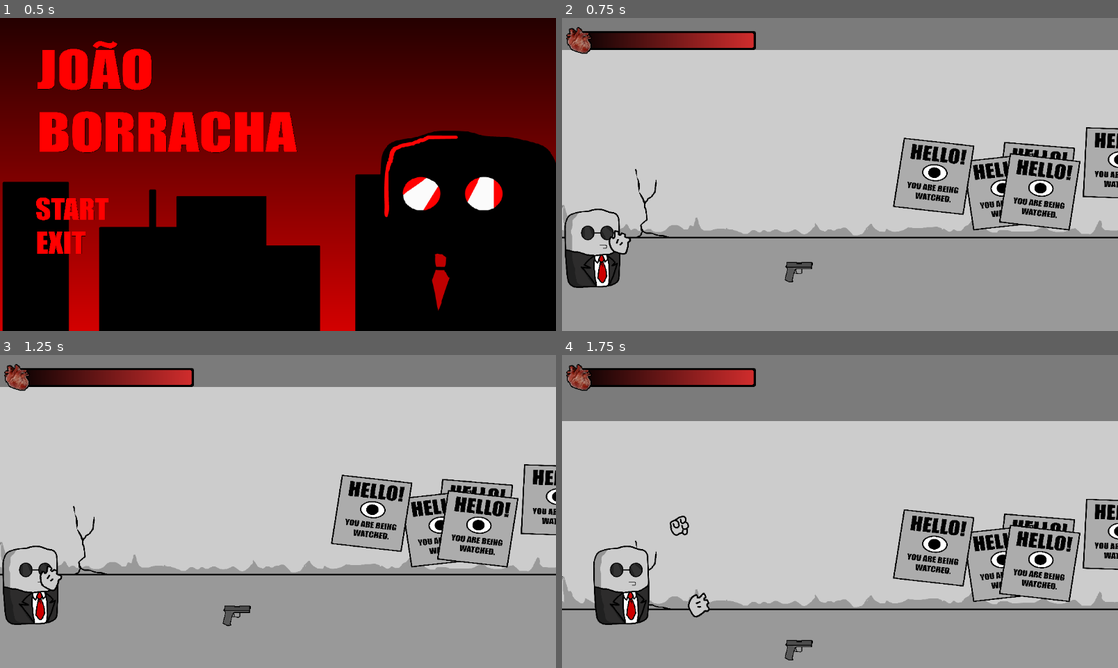
Above: before the commit, frames 1-4 (two rows, left to right).
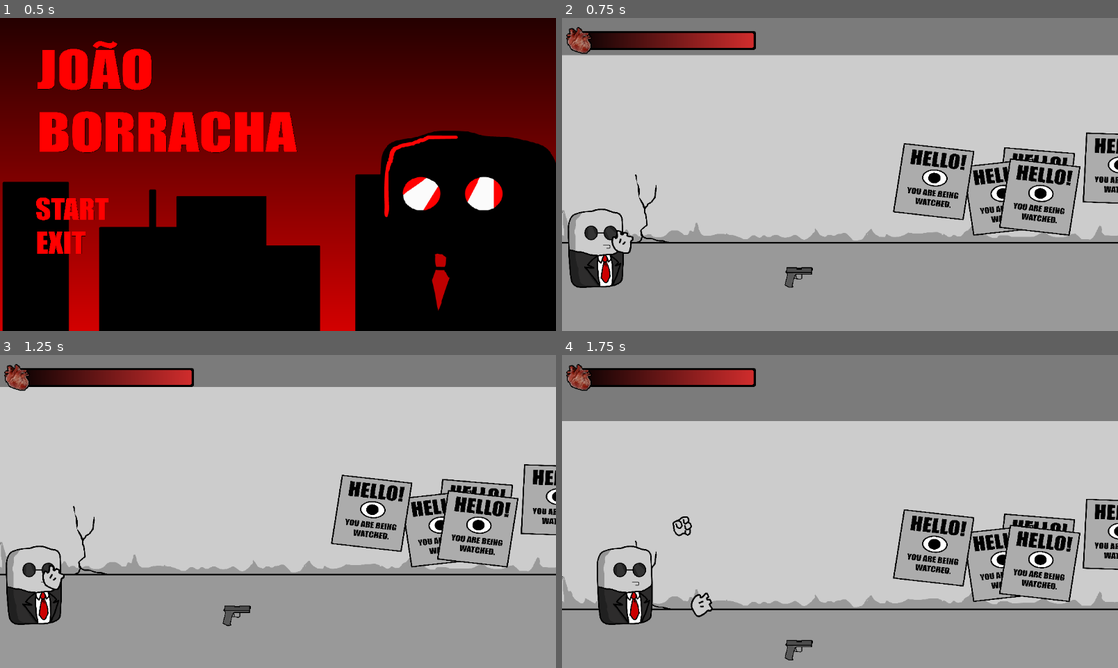
Above: after the commit, the same moments.

Repository: PH1LIPPUS/JoaoBorracha
Game: Godot game, scene res://Sceens/main.tscn
Two runs of this game, one before a commit and one after it. Both use one fixed random seed, a clock stepped at 60 frames per second and the inputs below. Video files are missing from this copy of the repository; at most half a second of black plays in their place.
Inputs (mouse positions are in pixels of both pictures, inside the frame that each line leads up to):
- Up to frame 1 (0.5 s): no input
- Up to frame 2 (0.75 s): click (634, 208) at 0.5 s
- Up to frame 3 (1.25 s): no input
- Up to frame 4 (1.75 s): move the mouse to (962, 495) at 1.27 s; press the mouse at (962, 495) at 1.28 s; hold D (right) from 1.28 s (still down); tap Space (jump) at 1.52 s

Frame 1 is identical in both runs. In frame 2, 11% of the frame differs, in the area x 0-100%, y 10-87%; in frame 3, 1.1%; in frame 4, 1.4%.

Commit message:
jogo final para apresentação

Diff:
--- a/joaoborracha/Enemy/enemy.gd
+++ b/joaoborracha/Enemy/enemy.gd
@@ -128,8 +128,7 @@
 	var bullet = bullet_scene.instantiate()
 
 	# Get gun position
-	var spawn_position = gun.global_position if gun else global_position
-
+	var spawn_position = gun.get_node("MuzzlePoint").global_position if gun and gun.has_node("MuzzlePoint") else gun.global_position
 	# Calculate direction to player
 	var direction = (player.global_position - spawn_position).normalized()
 	var angle = direction.angle()
--- a/joaoborracha/Enemy/enemy.tscn
+++ b/joaoborracha/Enemy/enemy.tscn
@@ -79,6 +79,10 @@
 scale = Vector2(0.246247, 0.245876)
 texture = ExtResource("7_47ove")
 
+[node name="MuzzlePoint" type="Marker2D" parent="Tmp"]
+position = Vector2(-206.157, -114.196)
+scale = Vector2(4.06096, 4.06709)
+
 [node name="RightHand" type="Node2D" parent="."]
 position = Vector2(107, 1)
 
--- a/joaoborracha/Sceens/game.tscn
+++ b/joaoborracha/Sceens/game.tscn
@@ -11,13 +11,14 @@
 [ext_resource type="Texture2D" uid="uid://b2gc08rupre7d" path="res://Resources/resources/sprites/ui/panel/pause panel.png" id="10_rscs6"]
 [ext_resource type="Texture2D" uid="uid://bmyasnj4sy7eq" path="res://Resources/resources/sprites/ui/text/resume.png" id="11_337g8"]
 [ext_resource type="PackedScene" uid="uid://b7vqi47vmfy18" path="res://Enemy/segurança.tscn" id="11_rscs6"]
+[ext_resource type="Texture2D" uid="uid://bb6ijlg5v3sck" path="res://Resources/resources/sprites/ui/text/logo.png" id="12_1vhpm"]
 [ext_resource type="Texture2D" uid="uid://dpjowdow1l8k8" path="res://Resources/resources/sprites/ui/text/quit1.png" id="12_5wbk0"]
 [ext_resource type="PackedScene" uid="uid://dx4p0lx6l28ih" path="res://Enemy/enemy.tscn" id="12_slqoo"]
 [ext_resource type="Texture2D" uid="uid://cl4k2kdqrakky" path="res://Resources/resources/sprites/ui/text/quit.png" id="13_glp81"]
+[ext_resource type="Texture2D" uid="uid://dykgie66otqpi" path="res://Resources/resources/sprites/ui/menu/shadow.png" id="13_shb68"]
 [ext_resource type="Texture2D" uid="uid://c8mi6nmqbo0cb" path="res://Resources/resources/sprites/ui/text/resume1.png" id="13_t5c0d"]
-
-[sub_resource type="RectangleShape2D" id="RectangleShape2D_8dnjt"]
-size = Vector2(125, 742)
+[ext_resource type="PackedScene" uid="uid://blasgi6jrm8ld" path="res://Sceens/preto.tscn" id="16_t5c0d"]
+[ext_resource type="Texture2D" uid="uid://vr2r367au6id" path="res://Resources/resources/sprites/ui/menu/city.png" id="17_shb68"]
 
 [sub_resource type="SpriteFrames" id="SpriteFrames_t5c0d"]
 animations = [{
@@ -83,41 +84,19 @@
 position = Vector2(10119, 327)
 
 [node name="Player" parent="." instance=ExtResource("1_amtq0")]
-position = Vector2(62, 430)
+position = Vector2(69, 412)
 
 [node name="Capsula" parent="." instance=ExtResource("6_enaw6")]
 position = Vector2(3472, 510)
 scale = Vector2(0.2, 0.2)
 
-[node name="Dentro" type="ColorRect" parent="."]
-anchors_preset = -1
-anchor_left = 4.413
-anchor_top = -0.646605
-anchor_right = 4.469
-anchor_bottom = 1.0
-offset_left = -63.7764
-offset_right = -0.288574
-offset_bottom = 303.0
-color = Color(0, 0, 0, 0.34902)
-metadata/_edit_use_anchors_ = true
+[node name="Capsula2" parent="." instance=ExtResource("6_enaw6")]
+position = Vector2(7099, 514)
+scale = Vector2(0.2, 0.2)
 
-[node name="Fora" type="ColorRect" parent="."]
-anchors_preset = -1
-anchor_top = -0.643519
-anchor_bottom = 0.479938
-offset_left = 5018.0
-offset_right = 5146.0
-offset_bottom = 646.0
-color = Color(0.051971, 0.051971, 0.0519709, 1)
-metadata/_edit_use_anchors_ = true
-
-[node name="Preto" type="Area2D" parent="."]
-collision_layer = 0
-collision_mask = 2
-
-[node name="CollisionShape2D" type="CollisionShape2D" parent="Preto"]
-position = Vector2(5088, 280)
-shape = SubResource("RectangleShape2D_8dnjt")
+[node name="Capsula3" parent="." instance=ExtResource("6_enaw6")]
+position = Vector2(10421, 506)
+scale = Vector2(0.2, 0.2)
 
 [node name="PunchingBag" parent="." instance=ExtResource("10_lg856")]
 position = Vector2(1419, 482)
@@ -129,53 +108,65 @@
 [node name="ColorRect" type="ColorRect" parent="PauseMenu"]
 offset_right = 1155.0
 offset_bottom = 653.0
-color = Color(0, 0, 0, 0.756863)
+color = Color(0, 0, 0, 0.764706)
 
 [node name="PausePanel" type="Sprite2D" parent="PauseMenu"]
 position = Vector2(574.5, 320.25)
 scale = Vector2(0.880755, 0.706603)
 texture = ExtResource("10_rscs6")
+flip_v = true
+
+[node name="Logo" type="Sprite2D" parent="PauseMenu/PausePanel"]
+position = Vector2(-369.995, -179.733)
+scale = Vector2(0.20692, 0.281817)
+texture = ExtResource("12_1vhpm")
+
+[node name="Shadow" type="Sprite2D" parent="PauseMenu/PausePanel"]
+position = Vector2(380.923, 169.473)
+scale = Vector2(0.0836138, 0.0711492)
+texture = ExtResource("13_shb68")
 
 [node name="resume" type="AnimatedSprite2D" parent="PauseMenu/PausePanel"]
-position = Vector2(-106.159, 122.771)
-scale = Vector2(0.201828, 0.348683)
+position = Vector2(-476.099, 154.763)
+scale = Vector2(0.118599, 0.249175)
 sprite_frames = SubResource("SpriteFrames_t5c0d")
 animation = &"idle"
 autoplay = "idle"
 
 [node name="back" type="AnimatedSprite2D" parent="PauseMenu/PausePanel"]
-position = Vector2(-107.294, 282.691)
-scale = Vector2(0.126168, 0.190214)
+position = Vector2(-513.906, 287.104)
+scale = Vector2(0.137954, 0.245987)
 sprite_frames = SubResource("SpriteFrames_8p5qq")
 animation = &"idle"
 autoplay = "idle"
 
 [node name="Resume" type="Button" parent="PauseMenu"]
-offset_left = 327.0
-offset_top = 351.0
-offset_right = 640.0
+offset_left = 58.0
+offset_top = 392.0
+offset_right = 244.0
 offset_bottom = 462.0
 focus_mode = 0
 flat = true
 
 [node name="Back" type="Button" parent="PauseMenu"]
-offset_left = 423.0
-offset_top = 490.0
-offset_right = 538.0
-offset_bottom = 549.0
+offset_left = 73.0
+offset_top = 483.0
+offset_right = 189.0
+offset_bottom = 556.0
 focus_mode = 0
 flat = true
 
-[node name="Capsula2" parent="." instance=ExtResource("6_enaw6")]
-position = Vector2(7099, 514)
-scale = Vector2(0.2, 0.2)
+[node name="City" type="Sprite2D" parent="PauseMenu"]
+position = Vector2(802.75, 602)
+scale = Vector2(0.497503, 0.445985)
+texture = ExtResource("17_shb68")
 
-[node name="Capsula3" parent="." instance=ExtResource("6_enaw6")]
-position = Vector2(10421, 506)
-scale = Vector2(0.2, 0.2)
+[node name="Preto" parent="." instance=ExtResource("16_t5c0d")]
+position = Vector2(5023, 25)
 
-[connection signal="body_entered" from="Preto" to="." method="_on_preto_body_entered"]
-[connection signal="body_exited" from="Preto" to="." method="_on_preto_body_exited"]
+[node name="Preto2" parent="." instance=ExtResource("16_t5c0d")]
+position = Vector2(6250, -12)
+
 [connection signal="mouse_entered" from="PauseMenu/Resume" to="PauseMenu" method="_on_resume_mouse_entered"]
 [connection signal="mouse_exited" from="PauseMenu/Resume" to="PauseMenu" method="_on_resume_mouse_exited"]
 [connection signal="pressed" from="PauseMenu/Resume" to="PauseMenu" method="_on_resume_pressed"]
--- /dev/null
+++ b/joaoborracha/Sceens/preto.tscn
@@ -0,0 +1,30 @@
+[gd_scene load_steps=3 format=3 uid="uid://blasgi6jrm8ld"]
+
+[ext_resource type="Script" uid="uid://diyuxucn5x27d" path="res://entrar_sair.gd" id="1_ruo3o"]
+
+[sub_resource type="RectangleShape2D" id="RectangleShape2D_4lmwq"]
+size = Vector2(55, 1067)
+
+[node name="Preto" type="Area2D"]
+collision_layer = 2
+collision_mask = 2
+script = ExtResource("1_ruo3o")
+
+[node name="CollisionShape2D" type="CollisionShape2D" parent="."]
+position = Vector2(26.5, 264.5)
+shape = SubResource("RectangleShape2D_4lmwq")
+
+[node name="Transparente" type="ColorRect" parent="."]
+offset_top = -263.0
+offset_right = 51.0
+offset_bottom = 795.0
+color = Color(0, 0, 0, 0.662745)
+
+[node name="Preto" type="ColorRect" parent="."]
+offset_top = -225.0
+offset_right = 55.0
+offset_bottom = 702.0
+color = Color(0, 0, 0, 1)
+
+[connection signal="body_entered" from="." to="." method="_on_body_entered"]
+[connection signal="body_exited" from="." to="." method="_on_body_exited"]
--- a/joaoborracha/Scrips/game.gd
+++ b/joaoborracha/Scrips/game.gd
@@ -1,7 +1,6 @@
 extends Node
 
-@onready var fora = $Fora
-@onready var dentro = $Dentro
+
 
 func _ready():
 	var original_image = preload("res://Resources/resources/sprites/Mira.png").get_image()
@@ -10,12 +9,3 @@
 	var resized_texture = ImageTexture.create_from_image(original_image)
 
 	Input.set_custom_mouse_cursor(resized_texture, Input.CURSOR_ARROW, Vector2(16, 16))  # Hotspot no centro
-
-
-func _on_preto_body_entered(body: Node2D) -> void:
-	dentro.visible = true
-	fora.visible = false
-
-func _on_preto_body_exited(body: Node2D) -> void:
-	dentro.visible = false
-	fora.visible = true
--- /dev/null
+++ b/joaoborracha/entrar_sair.gd
@@ -0,0 +1,13 @@
+extends Area2D
+
+@onready var fora = $Preto
+@onready var dentro = $Transparente
+
+func _on_body_entered(body: Node2D) -> void:
+	dentro.visible = true
+	fora.visible = false
+
+
+func _on_body_exited(body: Node2D) -> void:
+	dentro.visible = false
+	fora.visible = true
Not shown: 1 places in joaoborracha/Sceens/game.tscn that only renumber resources
Not shown, added: joaoborracha/entrar_sair.gd.uid
